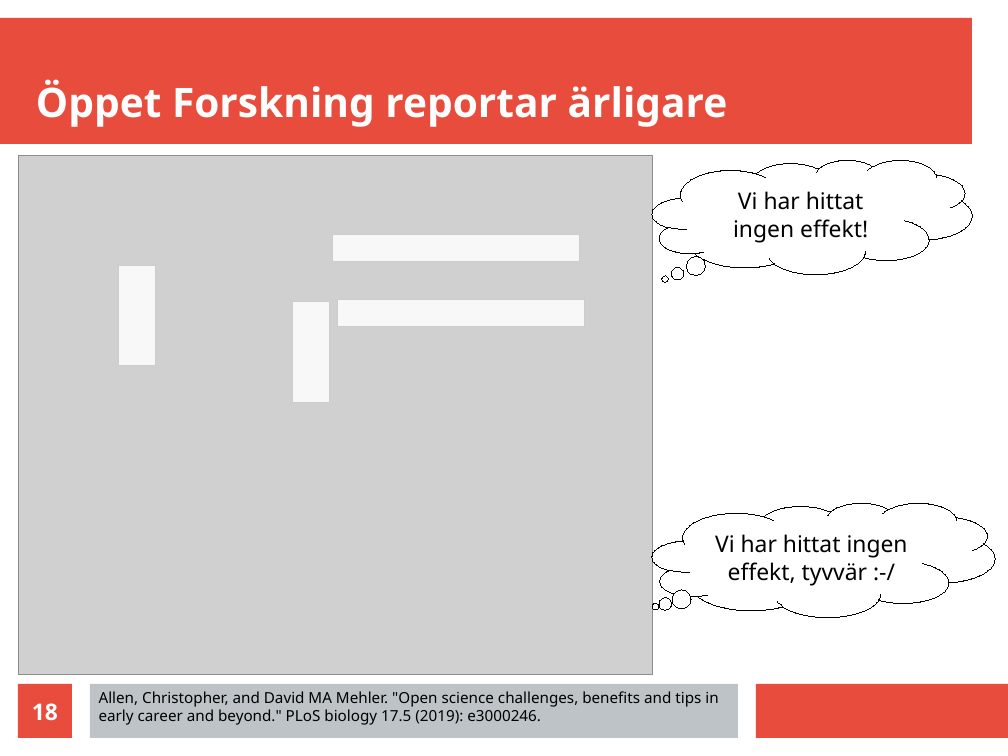
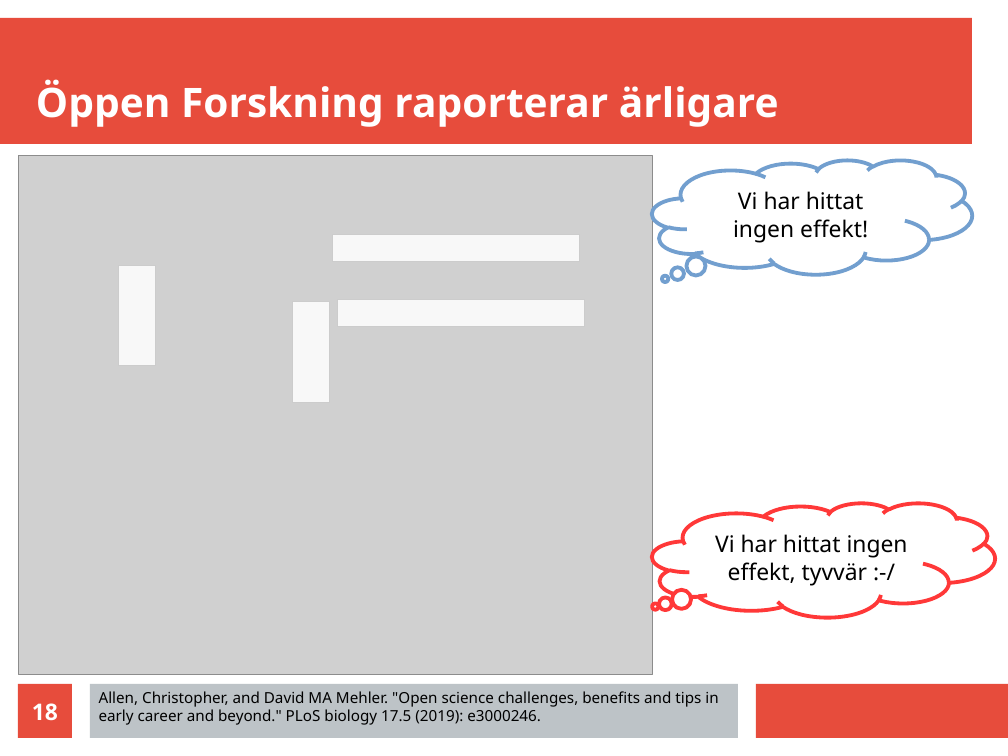
Before and after one commit to richelbilderbeek/science_fika_open_science_20250316, a slide deck: slide 18 of science_fika_talk_20250316.odp. Drawn at 1008x756 pixels with LibreOffice and Linux fonts; fonts in the diff are those of the drawing; grey boxes stand for pictures. Boxes give left, top, right and bottom in pixels: in the first picture for what was removed or moved away, otherwise in the second. Text is boxed around its words. In the diff, an @@ line names an element or a change of style, - is before the commit and + after.

```diff
--- a/science_fika_talk_20250316.odp
+++ b/science_fika_talk_20250316.odp
@@ title at box(36, 79, 779, 127): text changed @@
-Öppet Forskning reportar ärligare
+Öppen Forskning raporterar ärligare
@@ thought cloud "Vi har hittat ingen effekt!" at box(652, 160, 972, 274): outline #000000 0 pt to #729FCF 3 pt @@
@@ thought cloud "Vi har hittat ingen effekt, ..." at box(652, 503, 995, 617): outline #000000 0 pt to #FF3838 3 pt @@
```
Also in this commit, not shown: 11 other slides changed, 4 other files.
